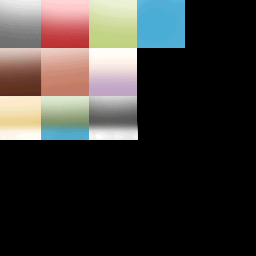
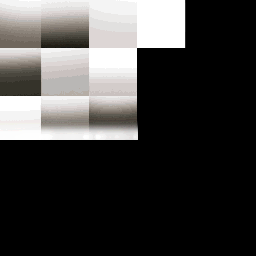
Revision of a layered 256x256 image; what changed, layer by layer:
painted on "Blue values - bottom" over [left=41, top=0, right=186, bottom=140]
showed group "Corrupted effects" (7 layers) over [left=41, top=0, right=89, bottom=48]
